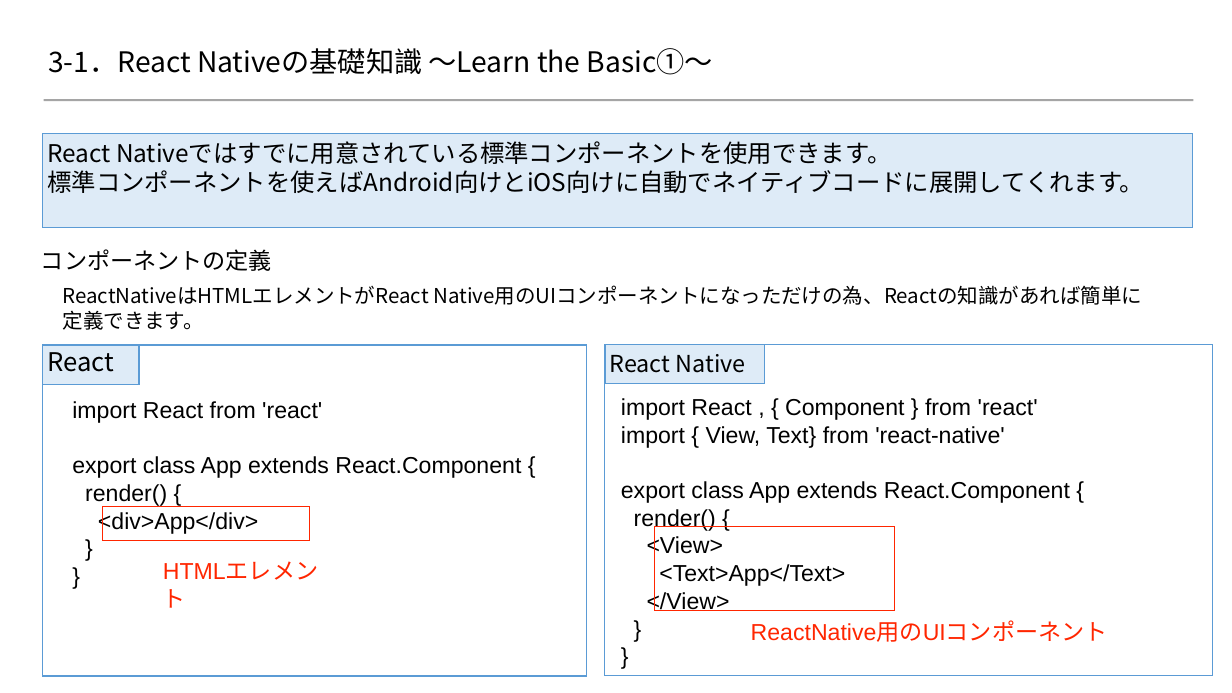
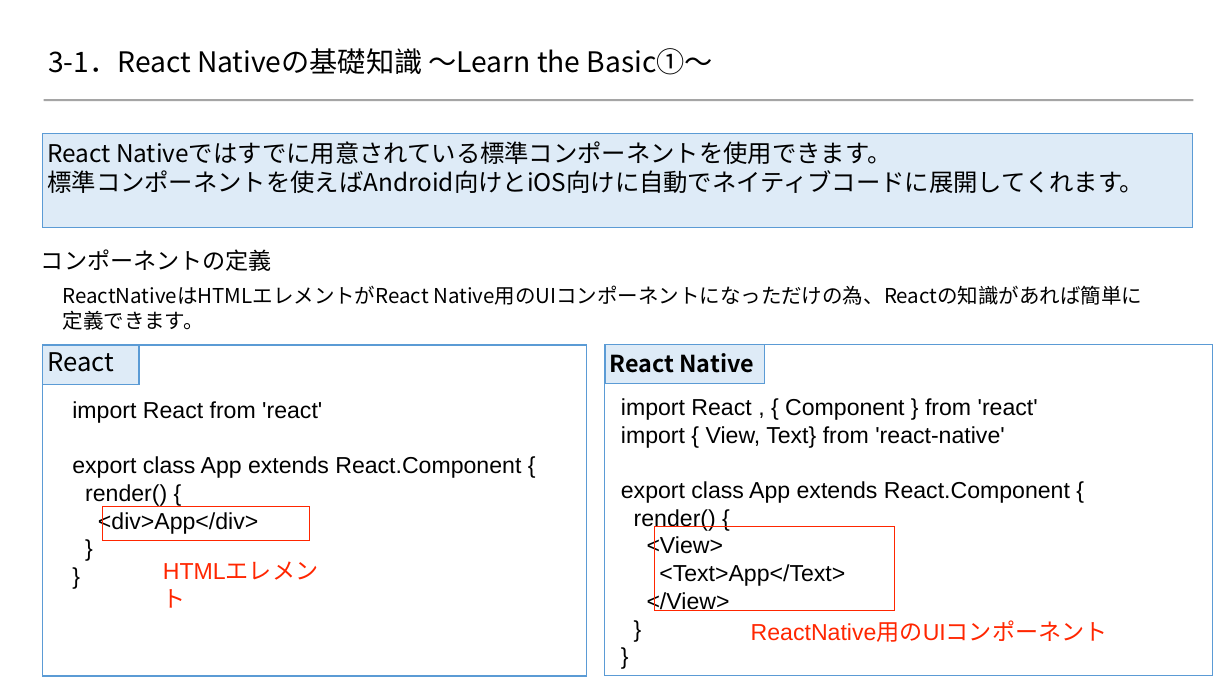
Before and after one commit to 2018SYSTEMI34/diary, a slide deck: slide 1 of doc/02_SlideShare/01.ネタ/３_ReactNative基礎知識/react-native.pptx. Drawn at 1232x693 pixels with LibreOffice and Linux fonts; fonts in the diff are those of the drawing; background and template pictures are left out. Boxes give left, top, right and bottom in pixels: in the first picture for what was removed or moved away, otherwise in the second. Text is boxed around its words. In the diff, an @@ line names an element or a change of style, - is before the commit and + after.

Commit message:
ReactNative基礎知識_追加ページ２
ReactNative基礎知識_追加ページ２

```diff
--- a/doc/02_SlideShare/01.ネタ/３_ReactNative基礎知識/react-native.pptx
+++ b/doc/02_SlideShare/01.ネタ/３_ReactNative基礎知識/react-native.pptx
@@ rectangle "React Native" at bbox=[605, 345, 765, 384]: bold on @@
```
Also in this commit, not shown: 6 other slides changed, 3 slides added.
